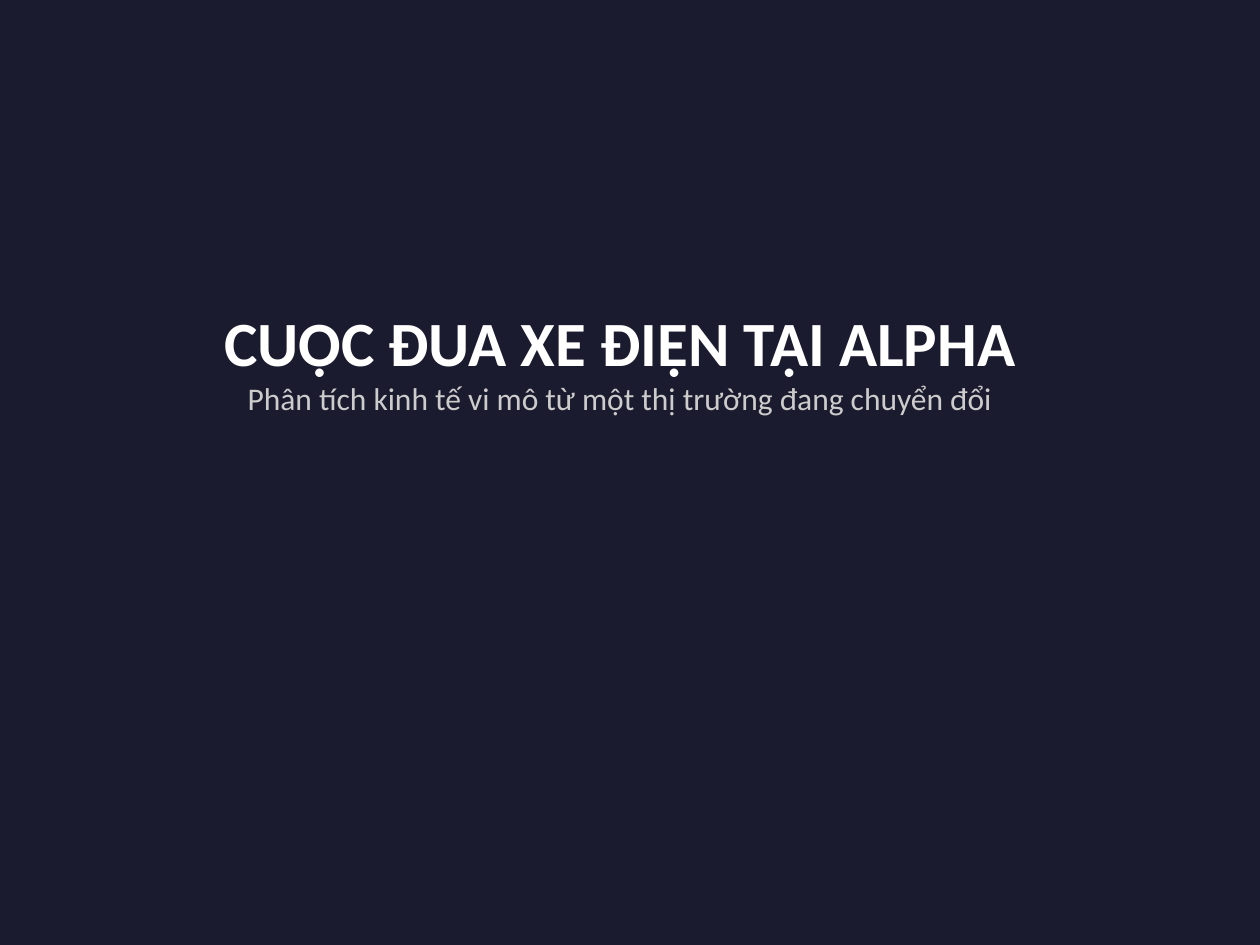
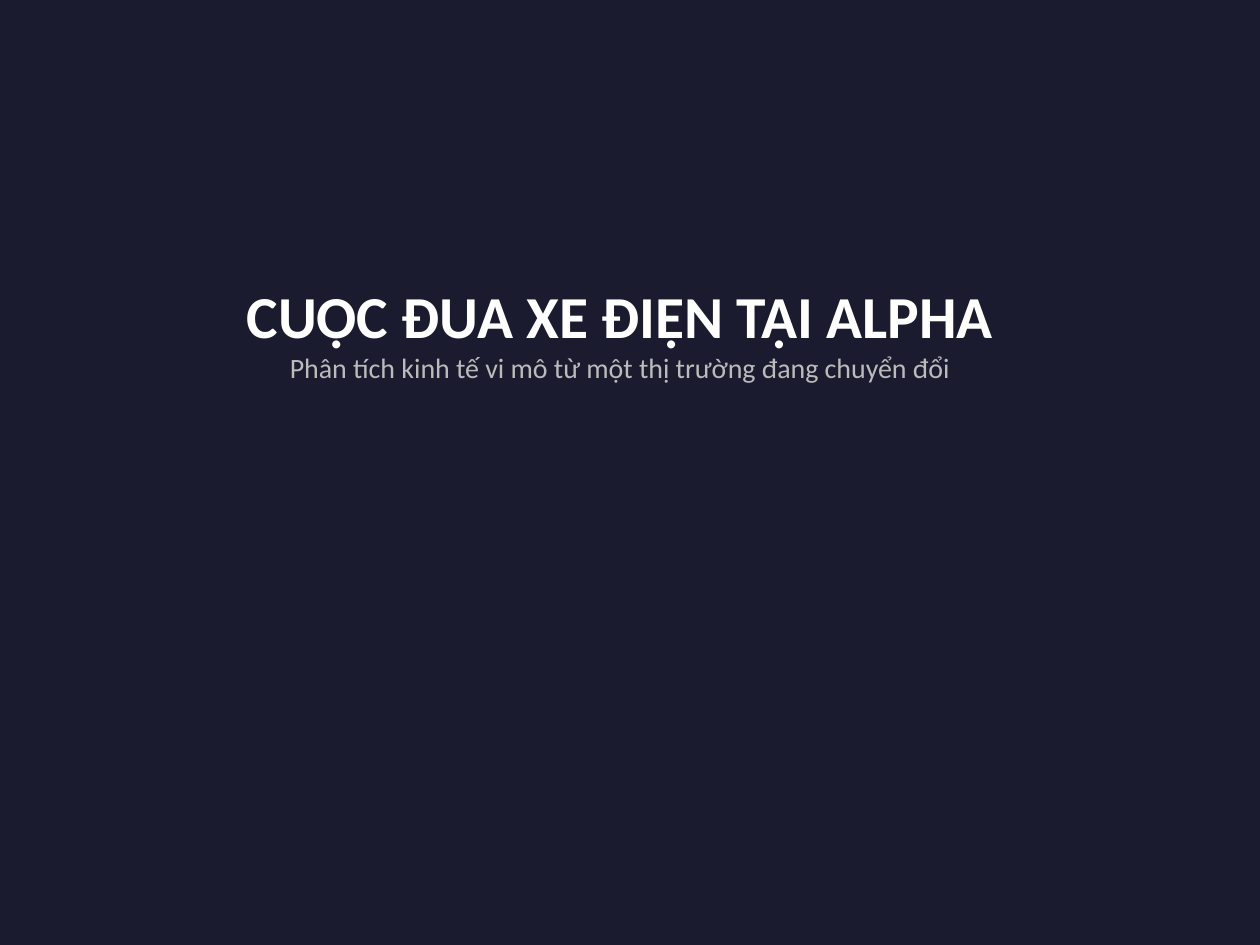
Before and after one commit to nhandanhhuynh/MBA-Knowledge-Vault, a slide deck: slide 1 of 01_Courses/01_Active/00_BSKT/00_Kinh Te Vi Mo/07_AI-Workspace/Outputs/Xe-dien-Alpha-Trinh-bay.pptx. Drawn at 1260x945 pixels with LibreOffice and Linux fonts; fonts in the diff are those of the drawing. Boxes give left, top, right and bottom in pixels: in the first picture for what was removed or moved away, otherwise in the second. Text is boxed around its words. In the diff, an @@ line names an element or a change of style, - is before the commit and + after.

```diff
--- a/01_Courses/01_Active/00_BSKT/00_Kinh Te Vi Mo/07_AI-Workspace/Outputs/Xe-dien-Alpha-Trinh-bay.pptx
+++ b/01_Courses/01_Active/00_BSKT/00_Kinh Te Vi Mo/07_AI-Workspace/Outputs/Xe-dien-Alpha-Trinh-bay.pptx
@@ text "CUỘC ĐUA XE ĐIỆN TẠI ...": place and size @@
-text "CUỘC ĐUA XE ĐIỆN TẠI ..." at [224,324,1015,416]
+text "CUỘC ĐUA XE ĐIỆN TẠI ..." at [247,299,993,383]
@@ text "CUỘC ĐUA XE ĐIỆN TẠI ..." at [247,299,993,383]: size 36 to 34 pt in "CUỘC ĐUA XE ĐIỆN TẠI ALPHA"; size 18 to 16 pt, text colour #CCCCCC to #BBBBBB in "Phân tích kinh tế vi mô từ ..." @@
```
Also in this commit, not shown: 10 other slides changed, 7 slides added, 7 slides removed, 12 other files.
